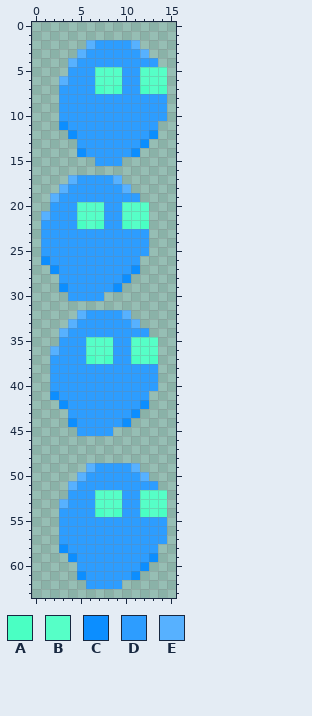
Two states of a pixel-art sprite, resources/sprites/player3.png. That is the earlier state.
The file is 16x64 pixels. Colours within 5 levels of each other are drawn and written as one.
Palette (. is transparent): A #4affc3  B #56ffc7  C #0c8eff  D #2d9dff  E #57b1ff
Pixels before, first column x 1:
 2 .....EDDDDE...
 3 ....EDDDDDDE..
 4 ...EDDDDDDDDD.
 5 ...DDDBBBDDBBB
 6 ..EDDDBBBDDBBB
 7 ..DDDDABADDABA
 8 ..DDDDDDDDDDDD
 9 ..DDDDDDDDDDDD
10 ..DDDDDDDDDDDD
11 ..CDDDDDDDDDD.
12 ...CDDDDDDDDC.
13 ....DDDDDDDC..
14 ....CDDDDDC...
15 ......DDD.....
16 ..............
17 ...EDDDDE.....
18 ..EDDDDDDE....
19 .EDDDDDDDDD...
20 .DDDBBBDDBBB..
21 EDDDBBBDDBBB..
22 DDDDABADDABA..
23 DDDDDDDDDDDD..
24 DDDDDDDDDDDD..
25 DDDDDDDDDDDD..
26 CDDDDDDDDDD...
27 .CDDDDDDDDC...
28 ..DDDDDDDC....
29 ..CDDDDDC.....
30 ...DDDD.......
31 ..............
32 ....EDDDDE....
33 ...EDDDDDDE...
34 ..EDDDDDDDDD..
35 ..DDDBBBDDBBB.
36 .EDDDBBBDDBBB.
37 .DDDDABADDABA.
38 .DDDDDDDDDDDD.
39 .DDDDDDDDDDDD.
40 .DDDDDDDDDDDD.
41 .CDDDDDDDDDD..
42 ..CDDDDDDDDC..
43 ...DDDDDDDC...
44 ...CDDDDDC....
45 ....DDDD......
46 ..............
47 ..............
48 ..............
49 .....EDDDDE...
50 ....EDDDDDDE..
51 ...EDDDDDDDDD.
52 ...DDDBBBDDBBB
53 ..EDDDBBBDDBBB
54 ..DDDDABADDABA
55 ..DDDDDDDDDDDD
56 ..DDDDDDDDDDDD
57 ..DDDDDDDDDDDD
58 ..CDDDDDDDDDD.
59 ...CDDDDDDDDC.
60 ....DDDDDDDC..
61 ....CDDDDDC...
62 .....DDDD.....
Now the later version:
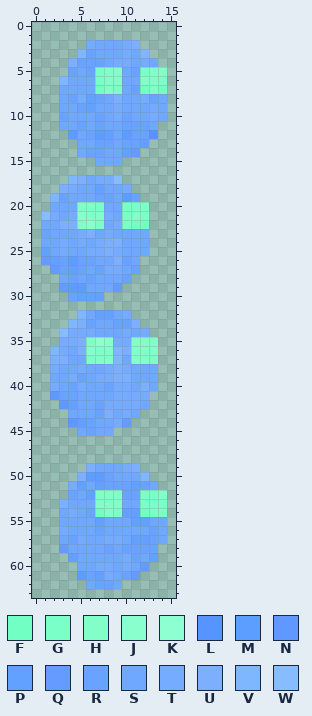
Colours new in this view: F #71ffc3  G #79ffc7  H #82ffc9  J #88ffcc  K #8effd0  L #5894ff  M #5c9eff  N #5f98ff  P #62a1ff  Q #659bff  R #68a4ff  S #6fa8ff  T #75acff  U #7cb0ff  V #7fb7ff  W #87bcff
Difference:
Changed rows in their new state; - is an unchanged pixel.
first column x 1:
 2 -----TSSSTU---
 3 ----VRSSSTSV--
 4 ---URRRSTTSTS-
 5 ---RSRGHHSRGHH
 6 --VSSSGHHSSHHG
 7 --SSSSFHGSRFHF
 8 --SRTPRSUSSTRS
 9 --SSRPSSTSSSTS
10 --RSSSRSTRSSTS
11 --SSRSRSSRRRS-
12 ---MSRMPSMRRL-
13 ----SSRRSRRP--
14 ----SRRSSPQ---
15 ------SSS-----
17 ---VUSTTW-----
18 --UTSSPSST----
19 -VRSSSRRSMR---
20 -SSSHHGSSGGG--
21 WTSTJHHTSGHG--
22 SSUUHJGSTGFF--
23 RSSSTUSTSSSS--
24 SSTSTSTUUSSS--
25 PSTSSTTUTSSS--
26 QPRMRRSSURS---
27 -QRPRSRTTSR---
28 --SRSRSSSR----
29 --QMMSSSQ-----
30 ---RPPP-------
32 ----VSPPST----
33 ---VURSSRRU---
34 --WTTTSSSTST--
35 --TTUHKJTTHHH-
36 -VTSUJHHVUHHH-
37 -UUSSGHHVSHHG-
38 -TSSTSSTUTSSS-
39 -SSTRSTTUUSSS-
40 -TSRTSSRTTSUS-
41 -NRRSSSSTTTT--
42 --NPSSRTTTTS--
43 ---SSSRUSTS---
44 ---NPRSSTQ----
45 ----SRSS------
first column x 3:
49 ---USSSTU---
50 --UMMRSSSV--
51 -TPSPRRRPRS-
52 -RSPHHHRRGGH
53 USSSHHHSSGGG
54 STSRFHGPPFGG
55 SSSSPSSSPPSS
56 TSSSRSSSSSRS
57 SRTSSTTSPPRS
58 QSSSSRSRRRR-
59 -PSSSSSTRSP-
60 --SSTTSTSQ--
61 --MRPTSRQ---
62 ---SRRS-----
Boxes around the changes in both pictures, in picture pixels (x1, y1, x2, y2):
changed: (41, 40, 167, 589)
